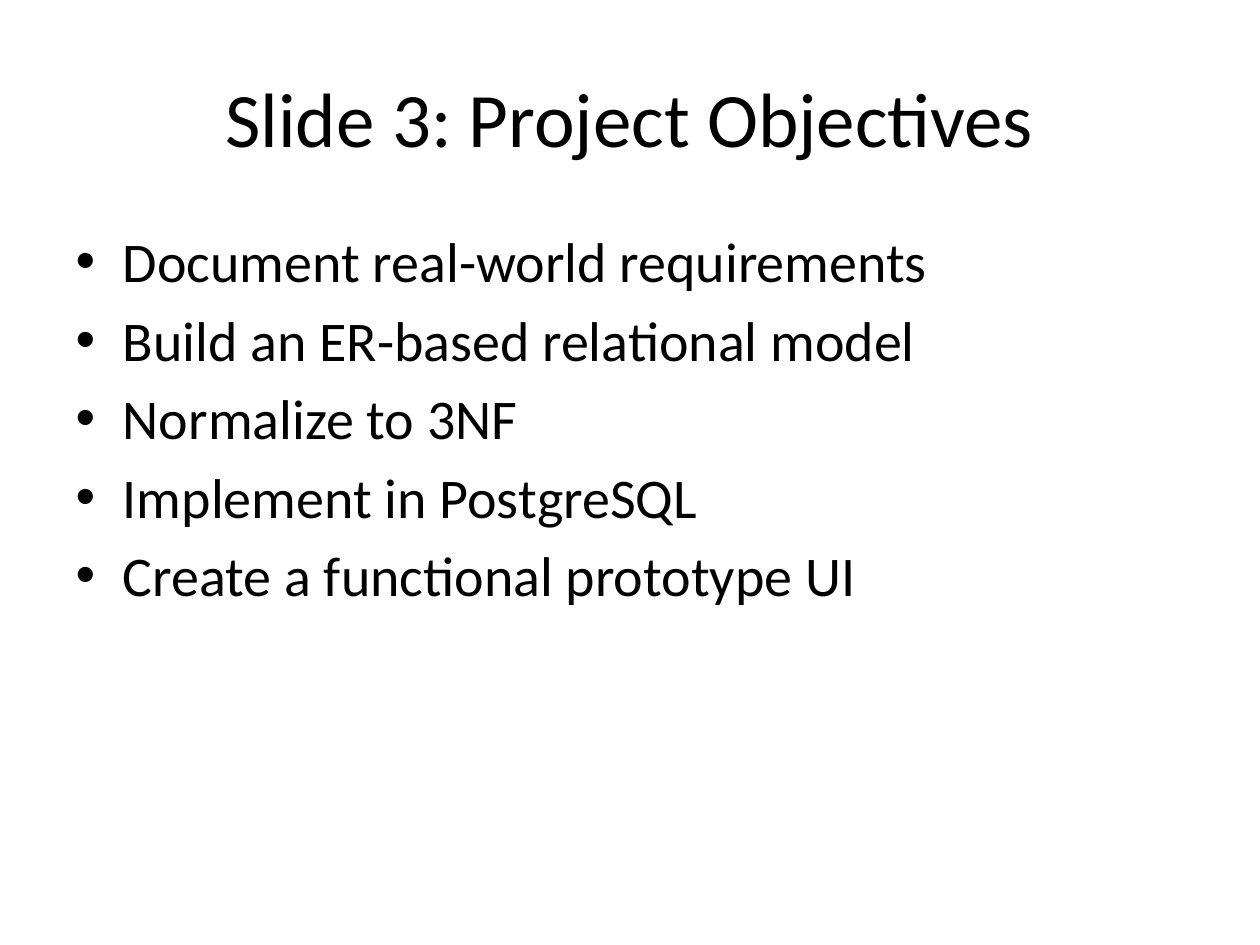
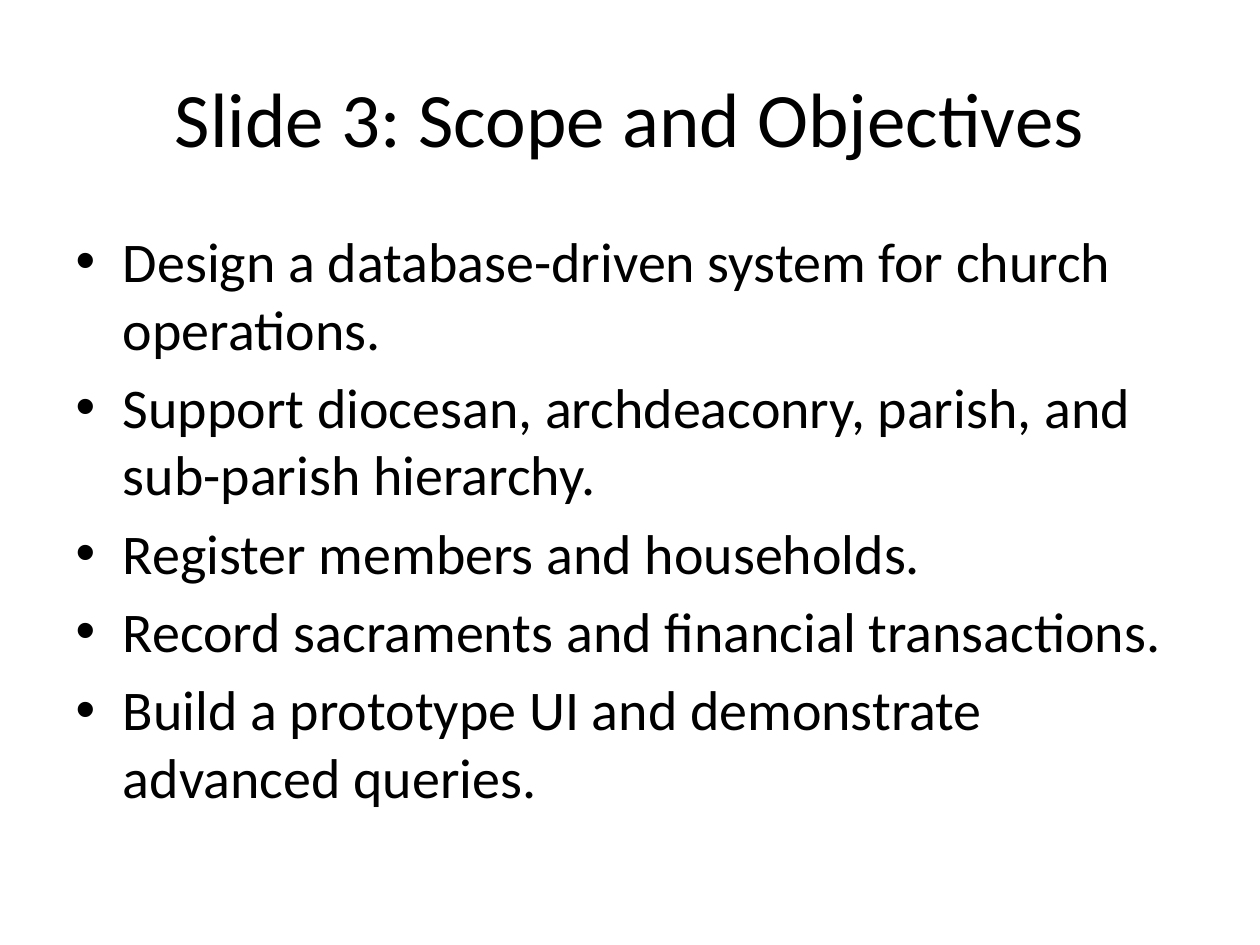
Before and after one commit to Icradle-Innovations-Ltd/cou-mis, a slide deck: slide 3 of Coursework/CoU-MIS_Presentation.pptx. Drawn at 1260x945 pixels with LibreOffice and Linux fonts; fonts in the diff are those of the drawing. Boxes give left, top, right and bottom in pixels: in the first picture for what was removed or moved away, otherwise in the second. Text is boxed around its words. In the diff, an @@ line names an element or a change of style, - is before the commit and + after.

Commit message:
Add PostgreSQL support and Railway deployment
Enable optional PostgreSQL backing and add deployment assets. server.js now uses pg Pool when DATABASE_URL is configured (falls back to in-memory data), adds DEFAULT_HOUSEHOLD_ID handling, input validation, and implements DB queries for members, sacraments, transactions, and summary endpoints. Added Dockerfile, .dockerignore, .env.example, and a Railway deployment guide; updated README and package.json (added pg). Inserted seed data into sql/schema.sql and included minor presentation/report/outline updates.

```diff
--- a/Coursework/CoU-MIS_Presentation.pptx
+++ b/Coursework/CoU-MIS_Presentation.pptx
@@ title at (x1=175, y1=93, x2=1084, y2=161): text changed @@
-Slide 3: Project Objectives
+Slide 3: Scope and Objectives
@@ text at (x1=123, y1=243, x2=1161, y2=807): text changed @@
-• Document real-world requirements
-• Build an ER-based relational model
-• Normalize to 3NF
-• Implement in PostgreSQL
-• Create a functional prototype UI
+• Design a database-driven system for church operations.
+• Support diocesan, archdeaconry, parish, and sub-parish hierarchy.
+• Register members and households.
+• Record sacraments and financial transactions.
+• Build a prototype UI and demonstrate advanced queries.
```
Also in this commit, not shown: 13 other slides changed, 1 slide added, 1 slide removed, 10 other files.
